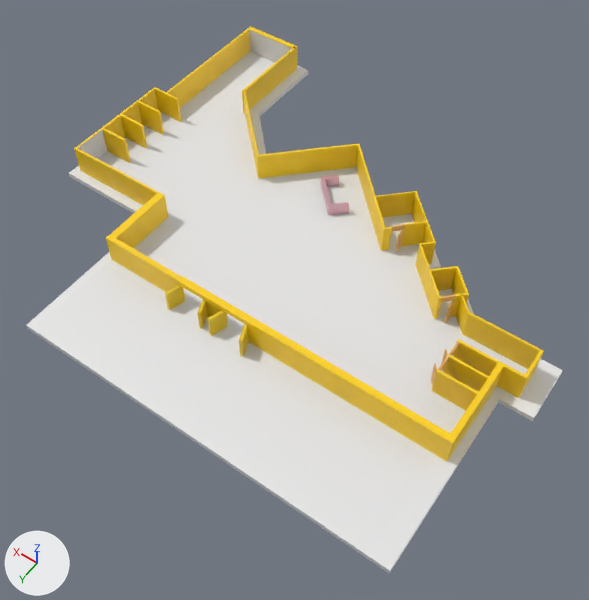
Before and after pictures for a commit that changed the glTF model thegame/3d-assets/floors/2ndfloor/2thfloor.gltf.
Before and after are seen from a 50 mm lens placed at (-39.2, 40.4, 59.5), pointed at (-11.0, 0.9, -2.6). Lighting does not change. The marker at lower left points along +X, +Y and +Z. Where no turn or scale is listed for an object, it has been applied to the vertices.

Before the edit, the objects in view are built like this:
```python
ob_desk = bpy.data.objects.new('Desk', me_plane_001)
ob_desk.location = (-9.8, -9.7, 0.0)
ob_desk.rotation_euler = (-0.00378, -0.00961, -0.803)  # degrees (-0.2, -0.6, -46)
ob_desk.scale = (-0.263, -0.234, -0.241)
ob_doors = bpy.data.objects.new('Doors', me_cube)
ob_doors.location = (-16.7, -8.4, 1.1)
ob_doors.scale = (-0.0554, -0.495, -1.29)
ob_floor = bpy.data.objects.new('Floor', me_plane_008)
ob_floor.location = (-9.1, 2.6, 0.0)
ob_outsidedoors_001 = bpy.data.objects.new('OutsideDoors.001', me_plane_006)
ob_outsidedoors_001.location = (1.6, -1.3, 0.0)
ob_plane_001 = bpy.data.objects.new('Plane.001', me_plane_002)
ob_plane_001.location = (-11.9, 8.4, 0.0)
ob_plane_002 = bpy.data.objects.new('Plane.002', me_plane_004)
ob_plane_002.location = (-11.9, 8.4, 0.0)
ob_walls = bpy.data.objects.new('Walls', me_plane_003)
ob_walls.location = (-11.9, 8.4, 0.0)
```
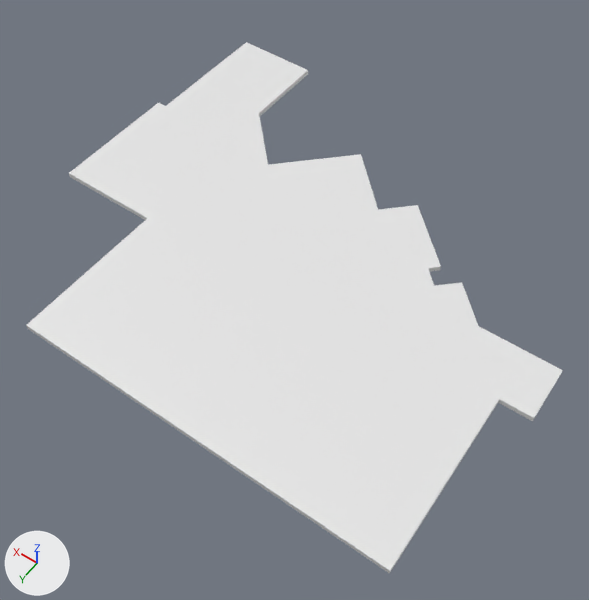
The newer file is also turned or shifted as a whole; pictures and numbers use the older file's frame.

Location of each change, [x1, y1, x2, y2] in pixels of the pictures (589 x 600 px):
'Walls', deleted (yellow): before [74, 26, 544, 461]
'OutsideDoors.001', deleted (yellow): before [165, 285, 249, 357]
'Plane.001', deleted: before [249, 29, 292, 62]
'Doors', deleted (orange): before [391, 224, 460, 386]
'Desk', deleted (pink): before [320, 175, 349, 215]
'Plane.002', deleted: before [78, 130, 107, 159]

What changed in the scene script:
```text
Remove ob_walls:
    ob_walls = bpy.data.objects.new('Walls', me_plane_003)
    ob_walls.location = (-11.9, 8.4, 0.0)
Remove ob_desk:
    ob_desk = bpy.data.objects.new('Desk', me_plane_001)
    ob_desk.location = (-9.8, -9.7, 0.0)
    ob_desk.rotation_euler = (-0.00378, -0.00961, -0.803)  # degrees (-0.2, -0.6, -46)
    ob_desk.scale = (-0.263, -0.234, -0.241)
Remove ob_plane_001:
    ob_plane_001 = bpy.data.objects.new('Plane.001', me_plane_002)
    ob_plane_001.location = (-11.9, 8.4, 0.0)
Remove ob_plane_002:
    ob_plane_002 = bpy.data.objects.new('Plane.002', me_plane_004)
    ob_plane_002.location = (-11.9, 8.4, 0.0)
Remove ob_doors:
    ob_doors = bpy.data.objects.new('Doors', me_cube)
    ob_doors.location = (-16.7, -8.4, 1.1)
    ob_doors.scale = (-0.0554, -0.495, -1.29)
Remove ob_outsidedoors_001:
    ob_outsidedoors_001 = bpy.data.objects.new('OutsideDoors.001', me_plane_006)
    ob_outsidedoors_001.location = (1.6, -1.3, 0.0)
```
